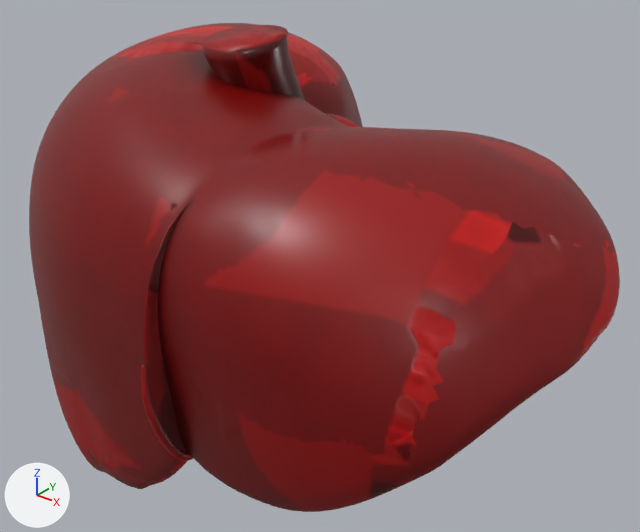
One commit to the glTF model public/3d/modeli/organi-3d/jetra.glb: the scene before it, then after it.
One viewpoint serves both versions: a camera (50 mm lens) standing at (0.161, -0.196, 0.135) and looking at (-0.001, 0.005, 0.009). Arrows for +X, +Y and +Z are at lower left; the lights stay in place. The older version comes first. Where no turn or scale is listed for an object, it has been applied to the vertices. Vertices at exactly the same position are counted once.

The first picture shows 'Falciform ligament (lastno)', 'Inferior vena cava (lastno)', 'Left lobe of liver (lastno)', 'Right lobe of liver (lastno)', 'Round ligament of liver (lastno)' and 2 more.
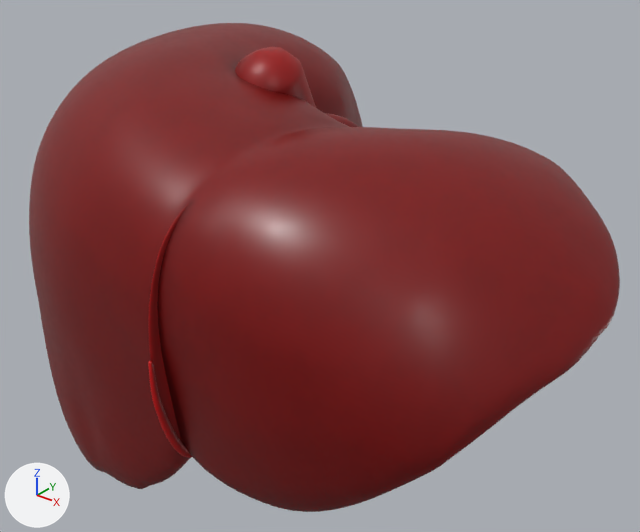
The newer file is also turned or shifted as a whole; pictures and numbers use the older file's frame.

What differs and where, as boxes [x1, y1, x2, y2] in the pictures (640 x 532 px; the box of a moved part takes in the faces that stretch with it):
'Inferior vena cava (lastno)', reshaped
    before: [201, 25, 305, 100]
    after: [235, 47, 316, 108]
part 1 of me_ivc_002, moved or reshaped
    before: [202, 28, 298, 97]
    after: [235, 51, 306, 99]
part 2 of me_ivc_002, surface changed
    before: [201, 25, 305, 100]
    after: [235, 47, 316, 108]
part 3 of me_ivc_002, recoloured
    before: [201, 25, 305, 100]
    after: [235, 47, 316, 108]
part 4 of me_liver_019, surface changed
    both: [158, 127, 620, 512]
part 5 of me_liver_019, recoloured
    both: [158, 131, 309, 460]
part 6 of me_liver_018, surface changed
    both: [53, 23, 361, 482]
part 7 of me_liver_018, recoloured
    before: [138, 32, 346, 376]
    after: [138, 32, 346, 438]

The change in detail:
me_ivc_002 is used by ob_inferior_vena_cava__lastno; location (0.0, 0.0, 0.0).
me_ivc_002 had 434 vertices, 864 faces and spanned x -0.0217..0.0055, y -0.0282..0.0074, z -0.0193..0.0863.
me_ivc_002 now has 434 vertices, 864 faces and spans x -0.0185..0.0066, y -0.0195..0.0102, z -0.0254..0.0804.
me_ivc_002 part 1: 434 of 434 vertices moved; they spanned x -0.0217..0.0055, y -0.0282..0.0074, z -0.0193..0.0863 and now span x -0.0185..0.0066, y -0.0195..0.0102, z -0.0254..0.0804; mean shift (0.0012, 0.0033, -0.0064).
me_ivc_002 part 2: 721 kept faces spanning x -0.0185..0.0066, y -0.0195..0.0102, z -0.0254..0.0804 get new texture (UV) coordinates.
me_ivc_002 part 3: 507 kept faces spanning x -0.0185..0.0055, y -0.0195..0.0102, z -0.0254..0.0804 get new vertex colours; the middle colour goes from red #ae0000 to red #ad0000.
me_liver_019 has 12052 vertices, 24100 faces and spans x -0.0463..0.0463, y -0.0524..0.0524, z -0.0457..0.0457.
me_liver_019 is used by ob_left_lobe_of_liver__lastno; location (0.0567, -0.0216, 0.0229).
me_liver_019 part 4: 24088 kept faces spanning x -0.0463..0.0463, y -0.0524..0.0524, z -0.0457..0.0457 get new texture (UV) coordinates.
me_liver_019 part 5: 2082 kept faces spanning x -0.0463..0.0206, y -0.0524..0.05, z -0.0421..0.0451 get new vertex colours; the middle colour goes from red #f00000 to red #f50000.
me_liver_018 is used by ob_right_lobe_of_liver__lastno; location (-0.0397, 0.0026, -0.0033).
me_liver_018 had 20395 vertices, 40786 faces and spanned x -0.063..0.063, y -0.076..0.076, z -0.083..0.083.
me_liver_018 now has 20394 vertices, 40784 faces and spans x -0.063..0.063, y -0.076..0.076, z -0.083..0.083.
me_liver_018 part 6: 40325 kept faces spanning x -0.063..0.063, y -0.076..0.076, z -0.083..0.083 get new texture (UV) coordinates.
me_liver_018 part 7: 3941 kept faces spanning x -0.043..0.063, y -0.076..0.031, z -0.071..0.083 get new vertex colours; the middle colour goes from red #eb0000 to red #f00000.
Edits to the shape of me_liver_018 do not show in these pictures.
